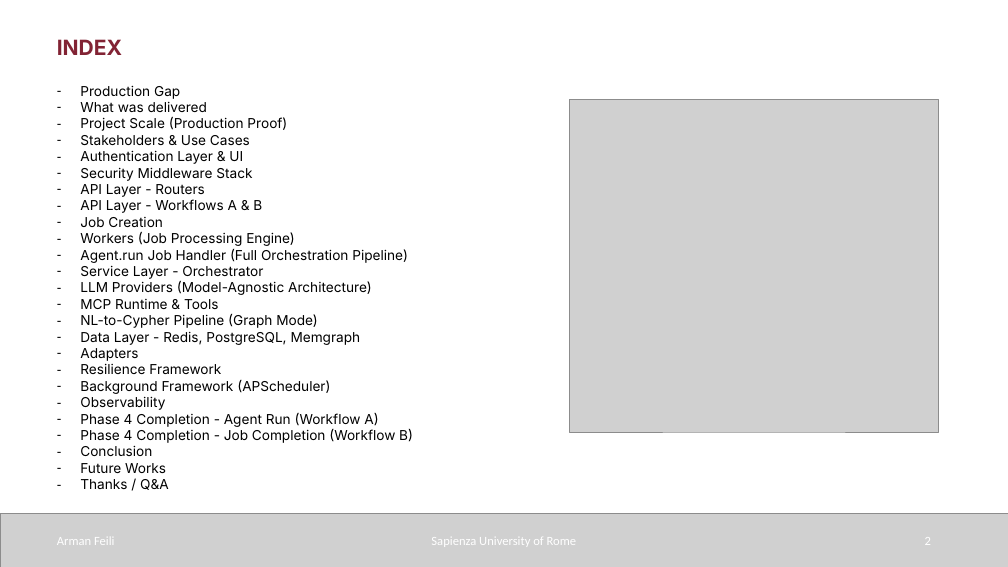
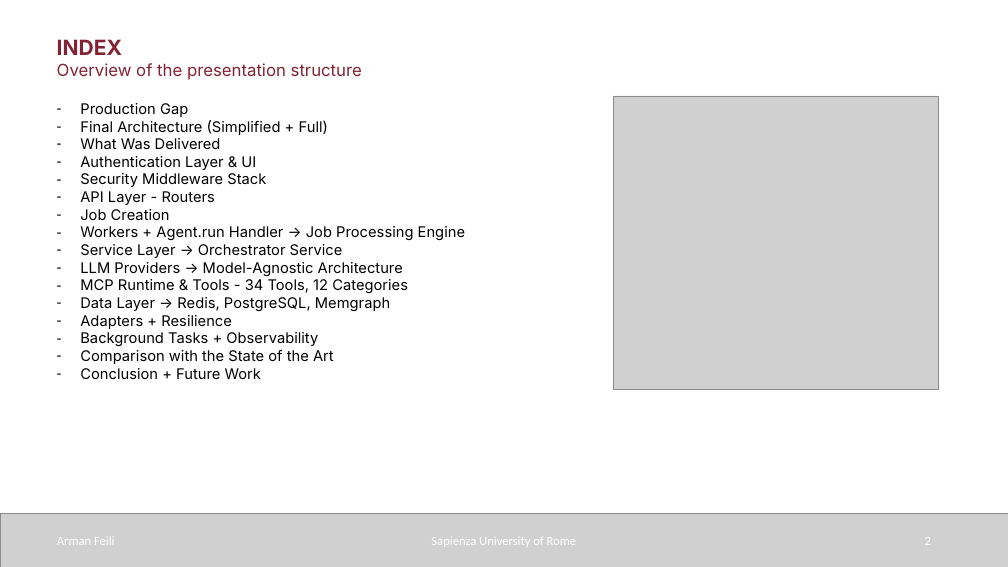
Before and after one commit to armanfeili/sapienza-msc-thesis-cineca-agentic-platform, a slide deck: slide 2 of thesis/sapthesis/Presentation/Presentation.pptx. Drawn at 1008x567 pixels with LibreOffice and Linux fonts; fonts in the diff are those of the drawing; grey boxes stand for pictures. Boxes give left, top, right and bottom in pixels: in the first picture for what was removed or moved away, otherwise in the second. Text is boxed around its words. In the diff, an @@ line names an element or a change of style, - is before the commit and + after.

```diff
--- a/thesis/sapthesis/Presentation/Presentation.pptx
+++ b/thesis/sapthesis/Presentation/Presentation.pptx
@@ text added at [57, 39, 362, 80], 16 pt, text #822334 @@
+INDEX
+Overview of the presentation structure
@@ text "Production Gap": place and size @@
-text "Production Gap" at [57, 39, 413, 490]
+text "Production Gap" at [80, 103, 465, 379]
@@ text at [80, 103, 266, 220]: size 13 to 14 pt in "Production Gap", "Authentication Layer & UI", "Security Middleware Stack", "API Layer - Routers" and 1 more places @@
@@ picture: place and size @@
-picture at [569, 99, 939, 432]
+picture at [613, 96, 938, 389]
@@ text at [80, 120, 328, 149]: text changed; size 13 to 14 pt @@
-– What was delivered
-– Project Scale (Production Proof)
-– Stakeholders & Use Cases
+– Final Architecture (Simplified + Full)
+– What Was Delivered
@@ text at [80, 199, 262, 213]: paragraph removed @@
-– API Layer - Workflows A & B
@@ text at [80, 226, 465, 379]: text changed; size 13 to 14 pt @@
-– Workers (Job Processing Engine)
-– Agent.run Job Handler (Full Orchestration Pipeline)
-– Service Layer - Orchestrator
-– LLM Providers (Model-Agnostic Architecture)
-– MCP Runtime & Tools
-– NL-to-Cypher Pipeline (Graph Mode)
-– Data Layer - Redis, PostgreSQL, Memgraph
-– Adapters
-– Resilience Framework
-– Background Framework (APScheduler)
-– Observability
-– Phase 4 Completion - Agent Run (Workflow A)
-– Phase 4 Completion - Job Completion (Workflow B)
-– Conclusion
-– Future Works
-– Thanks / Q&A
+– Workers + Agent.run Handler → Job Processing Engine
+– Service Layer → Orchestrator Service
+– LLM Providers → Model-Agnostic Architecture
+– MCP Runtime & Tools - 34 Tools, 12 Categories
+– Data Layer → Redis, PostgreSQL, Memgraph
+– Adapters + Resilience
+– Background Tasks + Observability
+– Comparison with the State of the Art
+– Conclusion + Future Work
```
Also in this commit, not shown: 12 other slides changed, 11 slides added, 30 slides removed, 16 other files.
